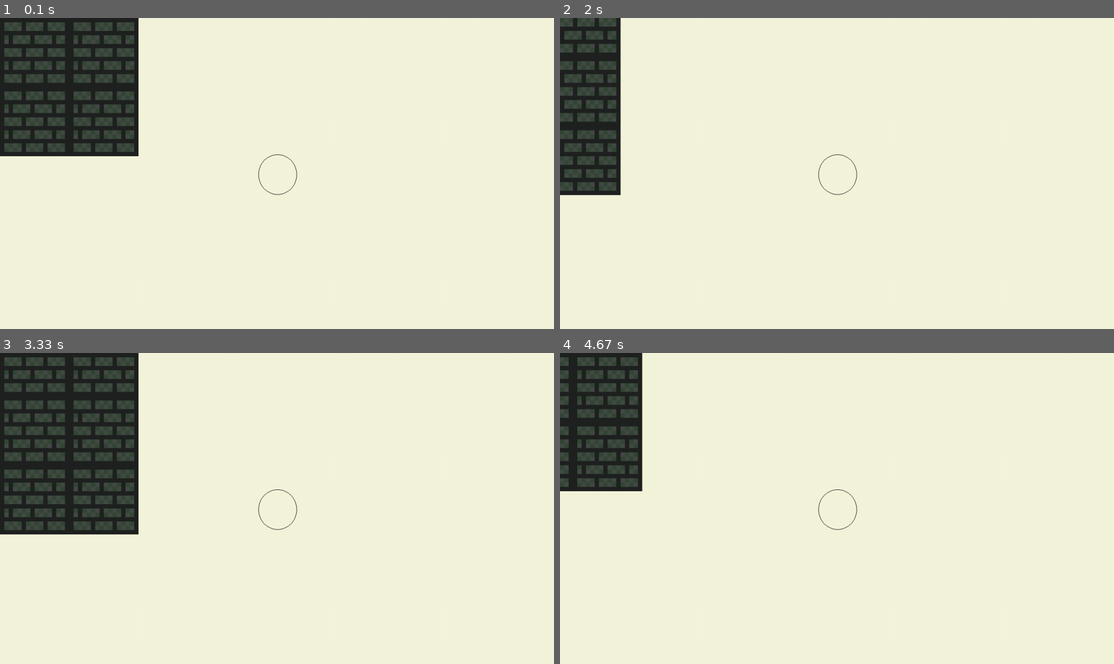
Above: before the commit, frames 1-4 (two rows, left to right).
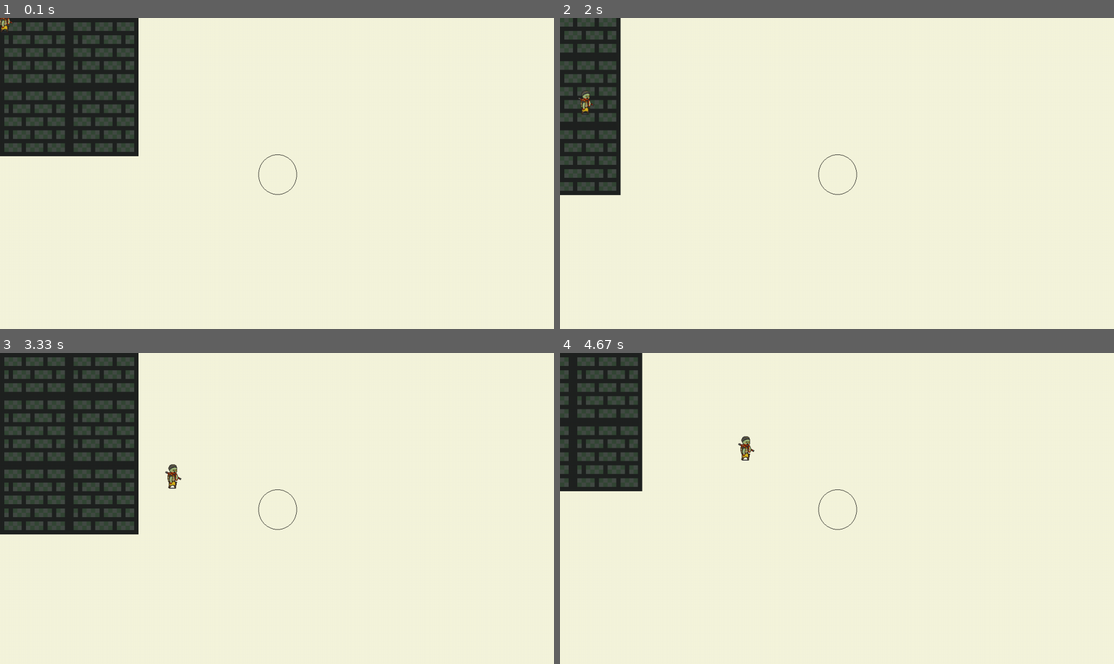
Above: after the commit, the same moments.

Repository: evelyn-keefner/portfolio
Game: pygame game, started from ch09/final/main.py
The game is run twice, just before and just after one commit, with the same random seed, the same clock (stepped at 60 frames per second) and the same inputs.
Inputs:
- Up to frame 1 (0.1 s): no input
- Up to frame 2 (2 s): hold D 0.33-0.8 s; hold W 0.83-1.13 s; hold D 1.17-1.63 s; hold A from 1.67 s (still down)
- Up to frame 3 (3.33 s): release A at 2.2 s; hold S 2.23-2.53 s; hold A 2.57-2.97 s; hold W from 3 s (still down)
- Up to frame 4 (4.67 s): release W at 3.37 s; hold D 3.4-4.03 s; hold S 4.07-4.43 s; hold A from 4.47 s (still down)

The runs differ from the first frame. In frame 1, less than 0.1% of the frame differs, in the area x 0-3%, y 0-5%; in frame 2, less than 0.1%; in frame 3, 0.1%; in frame 4, 0.1%, in the area x 32-36%, y 26-35%.

Commit message:
basic enemy movement

Diff:
--- /dev/null
+++ b/ch09/final/enemy.py
@@ -0,0 +1,46 @@
+import pygame
+
+class Enemy(pygame.sprite.Sprite): # class inherits from the sprite class to be able to add it to a sprite group and use update() and draw()
+    def __init__(self, pos, group):
+        super().__init__(group) # adds player sprite into the camera_group sprite group calling the sprite constructor Sprite(self, group)
+        self.image = pygame.image.load('sprites/placeholder_sprites/placeholder_enemy.png')
+        self.rect = self.image.get_rect(center = pos) # image_group needs an image and a rect in order to use it's built in functions draw() and update()
+        self.direction = pygame.math.Vector2()
+        self.velocity = 2 # how fast character moves
+        self.health = 20
+
+    def get_image(self):
+        return self.image
+
+    def get_rect(self):
+        return self.rect
+
+    def get_direction(self):
+        return self.direction
+
+    def get_velocity(self):
+        return self.velocity
+
+    def get_health(self):
+        return self.health
+
+    def player_direction(self, player):
+        player_coords = player.get_rect().center
+        enemy_coords = self.rect.center
+        self.direction.x = (player_coords[0] - enemy_coords[0])
+        self.direction.y = (player_coords[1] - enemy_coords[1])
+
+    def update(self, player):
+        old_rect = self.rect.copy() # holds a copy of the current rect before movement, in case of a collision with another object
+        self.player_direction(player)
+
+        if self.direction.magnitude() != 0: # magnitude is absolute length of the vector given x and y (a^2 + b^2 = c^2)
+            self.direction = self.direction.normalize() # normalize sets the magnitude to 1, so if two directions are pressed, the vector will be normalized to 1 instead of sqrt(2)
+            print(self.direction)
+        self.rect.center += self.direction * self.velocity # rect.center is a tuple and vector2's are compatable with operations involving tuples'
+
+def main():
+    print("Wrong file: please run run python3 main.py")
+
+if __name__ == '__main__':
+    main()
--- a/ch09/final/main.py
+++ b/ch09/final/main.py
@@ -1,6 +1,7 @@
 import pygame
 import sys
 import player
+import enemy
 import camera
 
 def initialize_pygame():
@@ -18,9 +19,16 @@
     y = int(window_y / 2)
     pos = (x, y)
 
-    camera_group = camera.CameraGroup() # sprite group to handle all sprites
+    camera_group = camera.CameraGroup() # sprite group to handle all sprites every sprite must be added into this group
+    player_group = pygame.sprite.Group()
+    enemy_group = pygame.sprite.Group()
 
     main_player = player.Player(pos, camera_group)
+    player_group.add(main_player)
+
+    # REMOVE ME!
+    test_enemy = enemy.Enemy((0, 0), camera_group)
+    enemy_group.add(test_enemy)
 
     while True:
         for event in pygame.event.get():
@@ -30,8 +38,12 @@
 
         screen.fill("beige") # fills screen to a set background color
 
-        camera_group.update() # calls update() on every sprite within the group
-        camera_group.custom_draw(main_player) # draws every sprite within the camera_group to the screen
+        # update every group that contains a sprite
+        enemy_group.update(main_player)
+        player_group.update()
+
+        # camera group contains all sprites, handles all drawing including the ground, enemies and player
+        camera_group.custom_draw(main_player)
 
         # update() the display to put work onto screen
         pygame.display.update()
Binary file added: ch09/final/sprites/placeholder_sprites/placeholder_enemy.png
